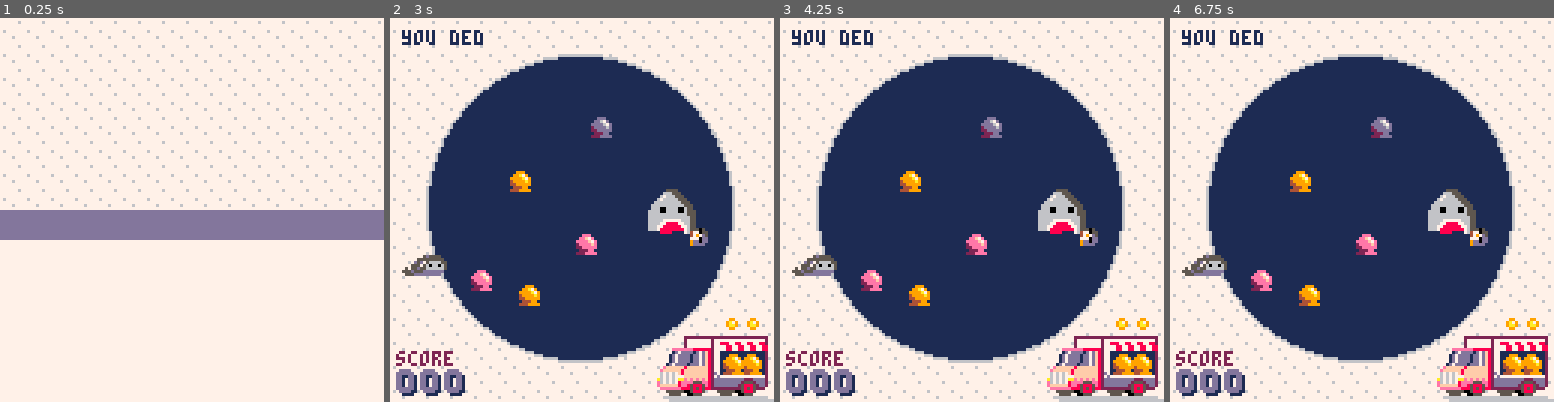
Above: before the commit, frames 1-4 (left to right).
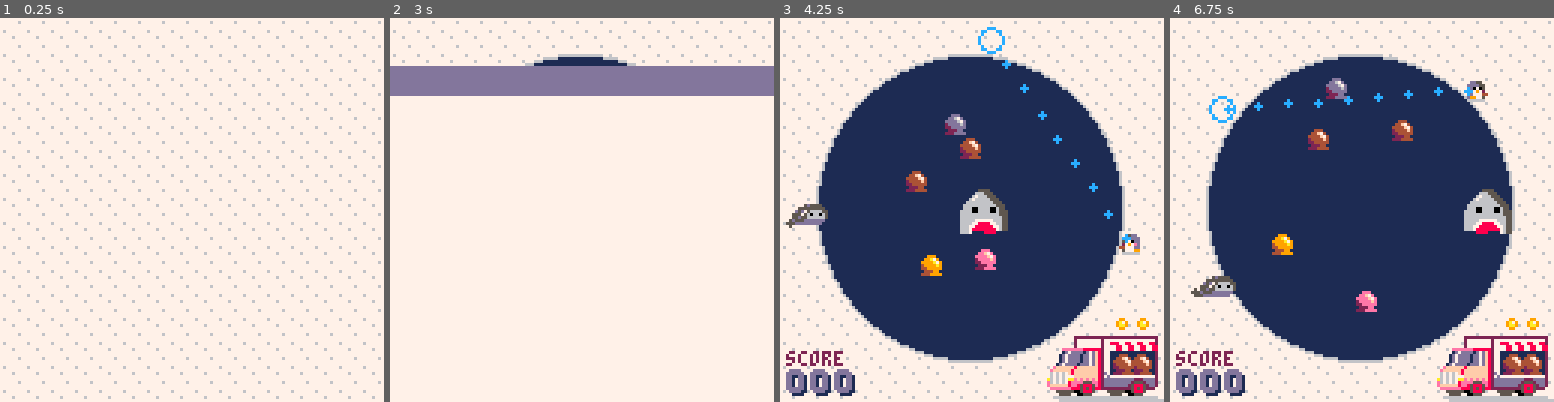
Above: after the commit, the same moments.

Repository: phwebi/loop-n-scoop
Game: PICO-8 cartridge not_frogger.p8
Two runs of this game, one before a commit and one after it. Both use one fixed random seed, a clock stepped at 60 frames per second and the inputs below.
Inputs:
- Up to frame 1 (0.25 s): no input
- Up to frame 2 (3 s): tap X (X key) at 0.33, 1.07, 1.85, 2.97 s; tap O (Z key) at 0.7, 1.7, 2.1, 2.5, 2.9 s; hold Right 1.6-2.1 s; hold Up 2.15-2.42 s; hold Right from 2.47 s (still down)
- Up to frame 3 (4.25 s): release Right at 3.03 s; hold Left 3.08-3.58 s; tap O (Z key) at 3.3, 3.7, 4.1 s; hold Down 3.63-3.97 s; hold Right from 4.02 s (still down); tap X (X key) at 4.08 s
- Up to frame 4 (6.75 s): tap O (Z key) every 0.4 s from 4.5 to 6.5 s; release Right at 4.68 s; hold Up 4.73-5.03 s; hold Left 5.08-5.68 s; tap X (X key) at 5.2, 6.32 s; hold Down 5.73-6.03 s; hold Right 6.08-6.58 s; hold Right from 6.63 s (still down)

The runs differ from the first frame. In frame 1, 9.8% of the frame differs, in the area x 0-100%, y 50-100%; in frame 2, 61%, in the area x 0-100%, y 3-100%; in frame 3, 7.0%; in frame 4, 7.0%.

Commit message:
end state

Diff:
--- a/not_frogger.p8
+++ b/not_frogger.p8
@@ -110,7 +110,7 @@
 first=true
 function init_title()
   wipe=0
-  t=-10
+  t=0
 end
 
 function update_title()
@@ -118,8 +118,6 @@
 
   if (bp() and wipe==0) then
     wipe=1
-    sfx(61)
-    music(4)
   end
 
   if (wipe>0) then
@@ -134,7 +132,7 @@
 
   if (t>0) then
     local c=t%16>4 and 13 or 14
-    print("🅾️ to start ",min(42,t-90),90,c)
+    print("🅾️ to start ",min(42,(t*3.4)-90),90,c)
   end
 
   -- best
@@ -146,14 +144,6 @@
     for y=0,128,4 do
       circfill(circ_orig, circ_orig, wipe*3, 1)
     end
-  end
-
-  -- entry wipe
-  if (t<32)then
-    rectfill(0,0+(t+10)*8,
-    128,128,13)
-    rectfill(0,10+(t+10)*8,
-    128,128,first and 7 or 10)
   end
 end
 
@@ -531,6 +521,8 @@
 
     if p.state == dead then dset(0,p.score) end
   end
+
+  if p.state == dead then swap_state(end_state) end
 end
 
 function draw_actor(a)
@@ -611,6 +603,53 @@
  init = init_play,
  update = update_play,
  draw = draw_play
+}
+
+-- end state
+function init_end()
+  t = 0
+  wipe = 0
+end
+
+function update_end()
+  t+=1
+
+  if (bp() and wipe==0) then
+    wipe=1
+  end
+
+  if (wipe>0) then
+    wipe+=1
+    if (wipe>=32) swap_state(play_state)
+  end
+end
+
+function draw_end()
+  map(0,0,0,0,16,16)
+  circfill(circ_orig,circ_orig,circ_r,1)
+  circ(circ_orig, circ_orig, circ_r, 6)
+
+  if (wipe > 0 and wipe<=32)then
+    rectfill(0,0+(wipe)*4,
+    128,128,13)
+    rectfill(0,10+(wipe)*4,
+    128,128,first and 7 or 10)
+  else
+    draw_play()
+
+    if (t>0) then
+      local c=t%16>4 and 7 or 12
+      print("🅾️ to restart ",min(38,(t*3.4)-90),90,c)
+    end
+  end
+end
+
+
+end_state = {
+ name = "end",
+ init = init_end,
+ update = update_end,
+ draw = draw_end,
 }
 
 -- utils
